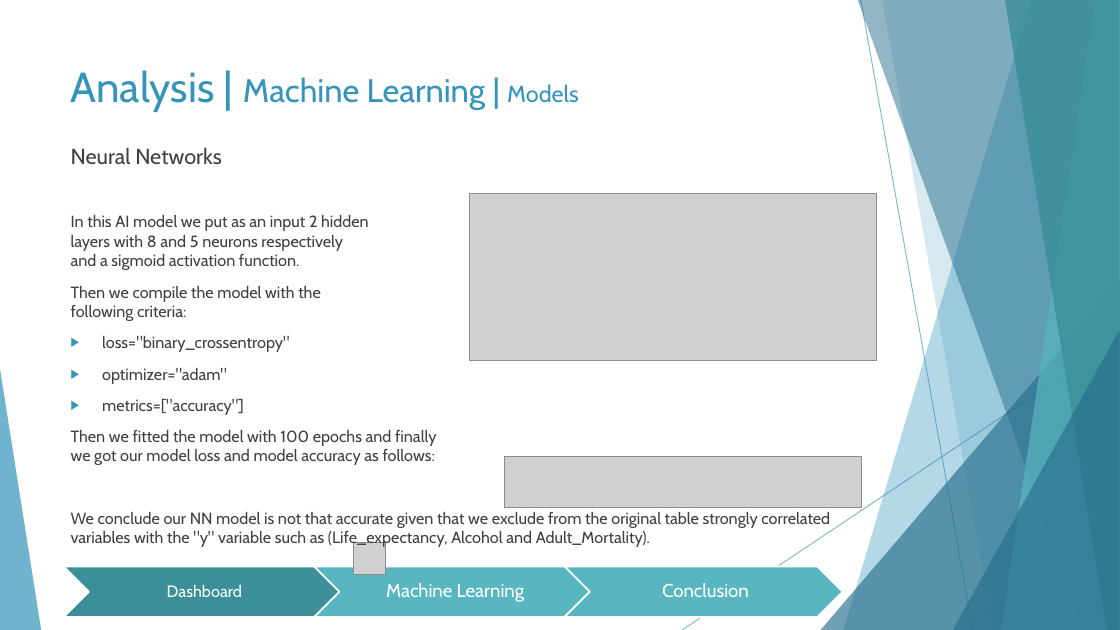
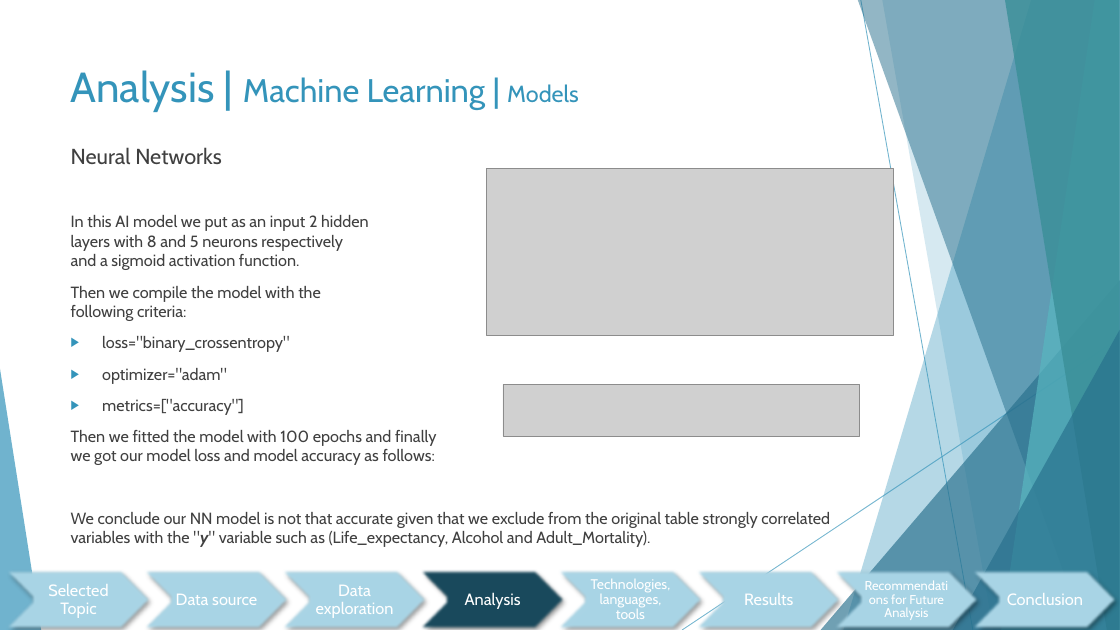
Before and after one commit to jcerda1994/Proyecto_final_1, a slide deck: slide 12 of Final Presentation.pptx (slide 11 before the commit). Drawn at 1120x630 pixels with LibreOffice and Linux fonts; fonts in the diff are those of the drawing; grey boxes stand for pictures. Boxes give left, top, right and bottom in pixels: in the first picture for what was removed or moved away, otherwise in the second. Text is boxed around its words. In the diff, an @@ line names an element or a change of style, - is before the commit and + after.

```diff
--- a/Final Presentation.pptx
+++ b/Final Presentation.pptx
@@ picture: place and size @@
-picture at [470, 194, 877, 361]
+picture at [486, 169, 894, 336]
@@ picture: place and size @@
-picture at [505, 456, 862, 507]
+picture at [503, 385, 860, 436]
@@ text at [71, 512, 830, 547]: bold on, italic on in ""y"" @@
@@ picture removed at [354, 543, 386, 575] @@
@@ chevron: place and size @@
-chevron at [64, 566, 342, 617]
+chevron at [138, 570, 292, 630]
@@ chevron at [138, 570, 292, 630]: fill #3A8F98 to #AAD6E7; outline #FFFFFF 1.5 pt to none; shadow on @@
@@ text removed at [167, 584, 242, 597] @@
-Dashboard
@@ text removed at [386, 583, 525, 602] @@
-Machine Learning
@@ chevron: place and size @@
-chevron at [314, 566, 592, 617]
+chevron at [414, 570, 568, 630]
@@ chevron at [414, 570, 568, 630]: fill #58B6C0 to #1A4A5D; outline #FFFFFF 1.5 pt to none; shadow on @@
@@ chevron: place and size @@
-chevron at [565, 566, 843, 617]
+chevron at [691, 570, 844, 630]
@@ chevron at [691, 570, 844, 630]: fill #58B6C0 to #AAD6E7; outline #FFFFFF 1.5 pt to none; shadow on @@
@@ group added at [0, 570, 1120, 630]: 7 texts, 5 chevrons @@
+Selected Topic
+Data source
+Data exploration
+Analysis
+Technologies, languages, tools
+Results
+Recommendations for Future Analysis
@@ text "Conclusion": place and size @@
-text "Conclusion" at [662, 583, 749, 597]
+text "Conclusion" at [1007, 593, 1083, 605]
@@ text "Conclusion" at [1007, 593, 1083, 605]: size 16 to 14 pt @@
```
Also in this commit, not shown: 14 other slides changed, 2 slides added, 1 slide removed.
